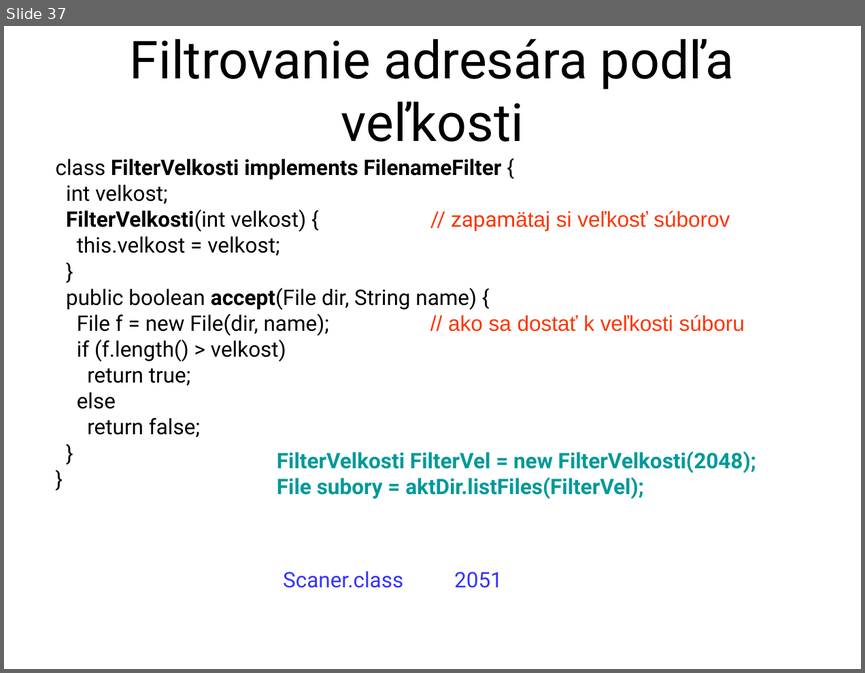
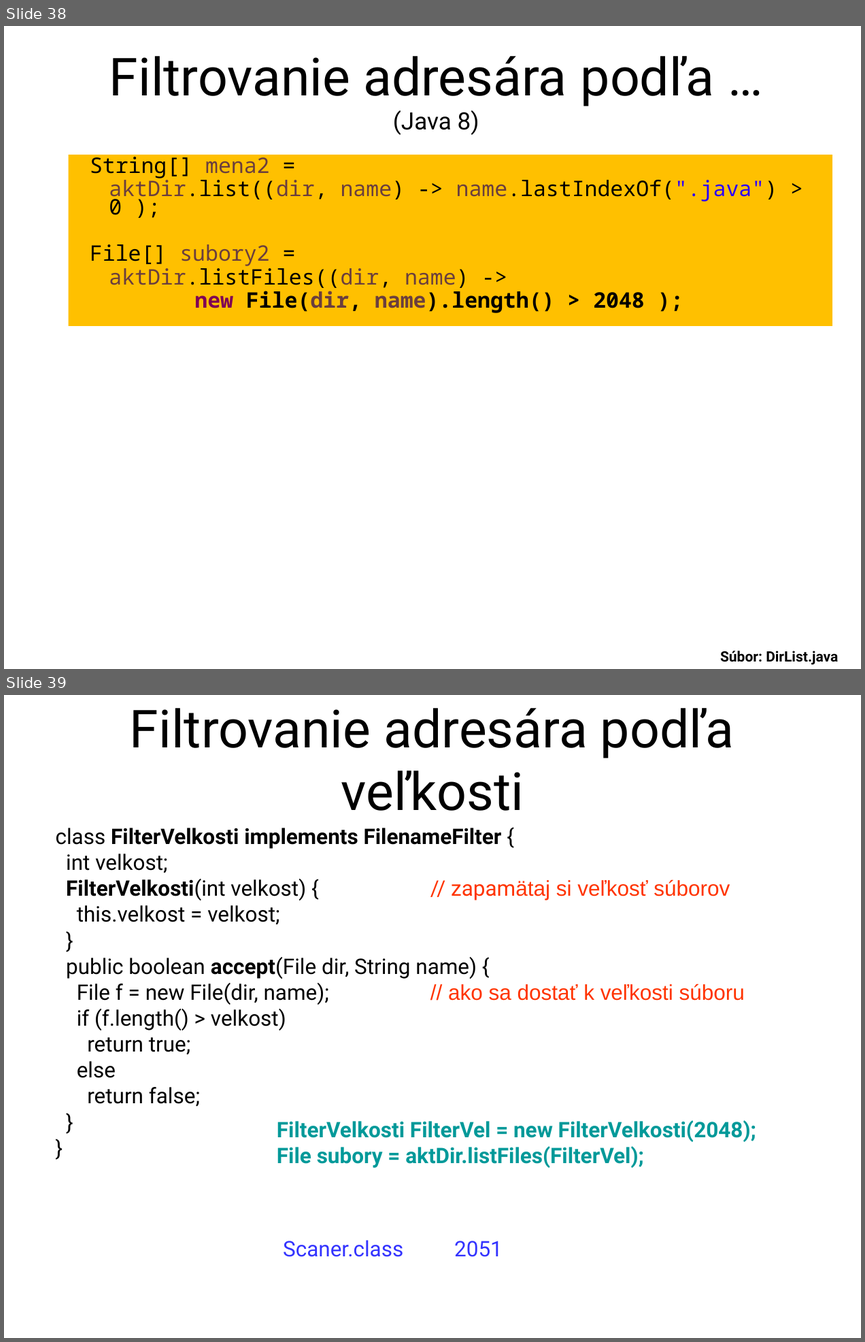
Before and after one commit to Programovanie4/Prednasky, a slide deck: 07/07_java.ppt. Shown one above the other, each under a label of ours: slide 37 before the commit, slides 38 and 39 after it. The pictures are 865x673 and 865x1342 pixels, drawn with LibreOffice and Linux fonts; fonts in the diff are those of the drawing. Boxes give left, top, right and bottom in pixels: in the first picture for what was removed or moved away, otherwise in the second. Text is boxed around its words. In the diff, an @@ line names an element or a change of style, - is before the commit and + after.

```diff
--- a/07/07_java.ppt
+++ b/07/07_java.ppt
@@ slide 38 added at (4, 26, 861, 669), background #FFFFFF @@
@@ title added at (109, 56, 715, 135), 44 pt, text #000000 @@
+Filtrovanie adresára podľa …
+(Java 8)
@@ text added at (68, 155, 832, 326), fill #FFC000, 18 pt, text #000000 @@
+String[] mena2 =
+aktDir.list((dir, name) -> name.lastIndexOf(".java") > 0 );
+File[] subory2 =
+aktDir.listFiles((dir, name) ->
+new File(dir, name).length() > 2048 );
@@ text added at (720, 650, 838, 665), 12 pt, text #000000, bold @@
+Súbor: DirList.java
@@ what was slide 37 is now slide 39 @@
```
Also in this commit, not shown: 11 slides changed, 1 other slide added, 3 other files.
